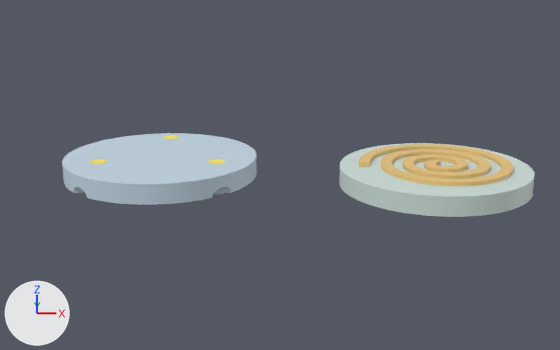
The Blender file samples/rezz_sample.blend: old version first, new version second.
The view is the same before and after, from a 50 mm camera at (-2.4, -98.4, 30.8) aimed at (-2.4, 0.0, 1.4). Every picture has the same lights, and +X, +Y and +Z are marked at lower left. The older version comes first.

Before the edit, the objects in view are built like this:
```python
ob_bottom = bpy.data.objects.new('Bottom', me_bottom_mesh)
ob_bottom.location = (0.0, 0.0, 0.0)
ob_dbg_peg0 = bpy.data.objects.new('DBG_Peg0', me_cylinder_043)
ob_dbg_peg0.location = (-25.5, -3.0, 3.25)
ob_dbg_peg0.scale = (1.06, 1.06, 1.06)
ob_dbg_peg1 = bpy.data.objects.new('DBG_Peg1', me_cylinder_044)
ob_dbg_peg1.location = (-10.5, -3.0, 3.25)
ob_dbg_peg1.scale = (1.06, 1.06, 1.06)
ob_dbg_peg2 = bpy.data.objects.new('DBG_Peg2', me_cylinder_045)
ob_dbg_peg2.location = (-18.0, 10.0, 3.25)
ob_dbg_peg2.scale = (1.06, 1.06, 1.06)
ob_dbg_stringhole_bottom = bpy.data.objects.new('DBG_StringHole_Bottom', me_cylinder_051)
ob_dbg_stringhole_bottom.location = (-18.0, -9.0, 0.0)
ob_dbg_stringhole_bottom.rotation_euler = (0.0, 1.571, 0.0)  # degrees (0, 90, 0)
ob_dbg_stringhole_bottom.scale = (1.04, 1.04, 1.04)
ob_dbg_stringhole_top = bpy.data.objects.new('DBG_StringHole_Top', me_cylinder_050)
ob_dbg_stringhole_top.location = (18.0, 9.0, 0.0)
ob_dbg_stringhole_top.rotation_euler = (0.0, 1.571, 0.0)  # degrees (0, 90, 0)
ob_dbg_stringhole_top.scale = (1.04, 1.04, 1.04)
ob_decoration = bpy.data.objects.new('Decoration', me_decoration_mesh_001)
ob_decoration.location = (0.71, -0.01, 0.0)
ob_top = bpy.data.objects.new('Top', me_top_mesh_001)
ob_top.location = (0.0, 0.0, 0.0)
```
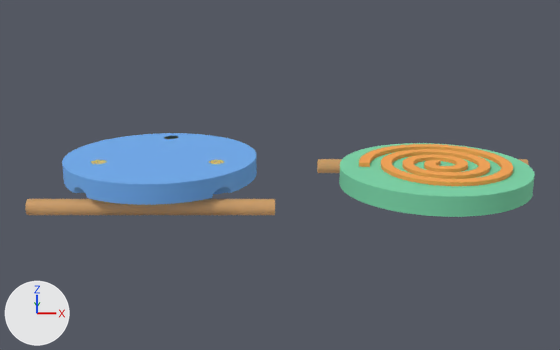
Diff of the bpy script that builds the scene:
```diff
--- a/samples/rezz_sample.blend.py
+++ b/samples/rezz_sample.blend.py
@@ mat_ma_decor_bronze @@
+mat_ma_decor_bronze = principled_material('MA_Decor_Bronze')
+mat_ma_decor_bronze.base_color = (0.96, 0.38, 0.08)  # orange #faa650
+mat_ma_decor_bronze.roughness = 0.85
@@ mat_ma_body_sage @@
+mat_ma_body_sage = principled_material('MA_Body_Sage')
+mat_ma_body_sage.base_color = (0.2, 0.68, 0.4)  # green #7cd7aa
+mat_ma_body_sage.roughness = 0.85
@@ mat_ma_body_bluegray @@
+mat_ma_body_bluegray = principled_material('MA_Body_BlueGray')
+mat_ma_body_bluegray.base_color = (0.16, 0.42, 0.88)  # blue #6fadf1
+mat_ma_body_bluegray.roughness = 0.85
@@ me_bottom_mesh @@
 me_bottom_mesh.from_pydata(...)  # 882 vertices, 1760 faces; spans x -30.5..-5.5, y -12.5..12.5, z 0.0..4.0
-me_bottom_mesh.materials.append(mat_dbg_bottom_blueprintgray_001)  # pale blue #c4d7e5
+me_bottom_mesh.materials.append(mat_ma_body_bluegray)  # blue #6fadf1
@@ me_top_mesh_001 @@
 me_top_mesh_001.from_pydata(...)  # 753 vertices, 1502 faces; spans x 5.5..30.5, y -12.5..12.5, z 0.0..2.5
-me_top_mesh_001.materials.append(mat_dbg_topbody_blueprintsage_001)  # light grey #cedfda
+me_top_mesh_001.materials.append(mat_ma_body_sage)  # green #7cd7aa
@@ me_decoration_mesh_001 @@
 me_decoration_mesh_001.from_pydata(...)  # 2861 vertices, 5718 faces; spans x 7.3..27.3, y -8.6..10.0, z 2.5..3.0
-me_decoration_mesh_001.materials.append(mat_dbg_decor_bronze)  # beige #eac47c
+me_decoration_mesh_001.materials.append(mat_ma_decor_bronze)  # orange #faa650
@@ ob_dbg_peg0 @@
 ob_dbg_peg0.location = (-25.5, -3.0, 3.25)
-ob_dbg_peg0.scale = (1.06, 1.06, 1.06)
@@ ob_dbg_peg1 @@
 ob_dbg_peg1.location = (-10.5, -3.0, 3.25)
-ob_dbg_peg1.scale = (1.06, 1.06, 1.06)
@@ ob_dbg_peg2 @@
 ob_dbg_peg2.location = (-18.0, 10.0, 3.25)
-ob_dbg_peg2.scale = (1.06, 1.06, 1.06)
@@ ob_dbg_stringhole_top @@
 ob_dbg_stringhole_top.rotation_euler = (0.0, 1.571, 0.0)  # degrees (0, 90, 0)
-ob_dbg_stringhole_top.scale = (1.04, 1.04, 1.04)
-ob_dbg_stringhole_top.hide_set(True)  # wire or fog, not drawn
@@ ob_dbg_stringhole_bottom @@
 ob_dbg_stringhole_bottom.rotation_euler = (0.0, 1.571, 0.0)  # degrees (0, 90, 0)
-ob_dbg_stringhole_bottom.scale = (1.04, 1.04, 1.04)
-ob_dbg_stringhole_bottom.hide_set(True)  # wire or fog, not drawn
```

Changed parts and their boxes [x1, y1, x2, y2] in the pictures (560 x 350 px):
'Bottom', recoloured (pale blue to blue): [62, 133, 257, 205] in both
'Top', recoloured (light grey to green): [339, 143, 535, 217] in both
'Decoration', recoloured (beige to orange): [359, 144, 513, 186] in both
'DBG_StringHole_Bottom', shown: after [25, 199, 275, 215]
'DBG_StringHole_Top', shown: after [317, 159, 529, 173]
'DBG_Peg0', rescaled: before [90, 159, 107, 164]; after [91, 160, 106, 164]
'DBG_Peg1', rescaled: before [208, 159, 225, 164]; after [209, 160, 224, 164]
'DBG_Peg2', rescaled: before [164, 135, 178, 139]; after [164, 136, 178, 139]
